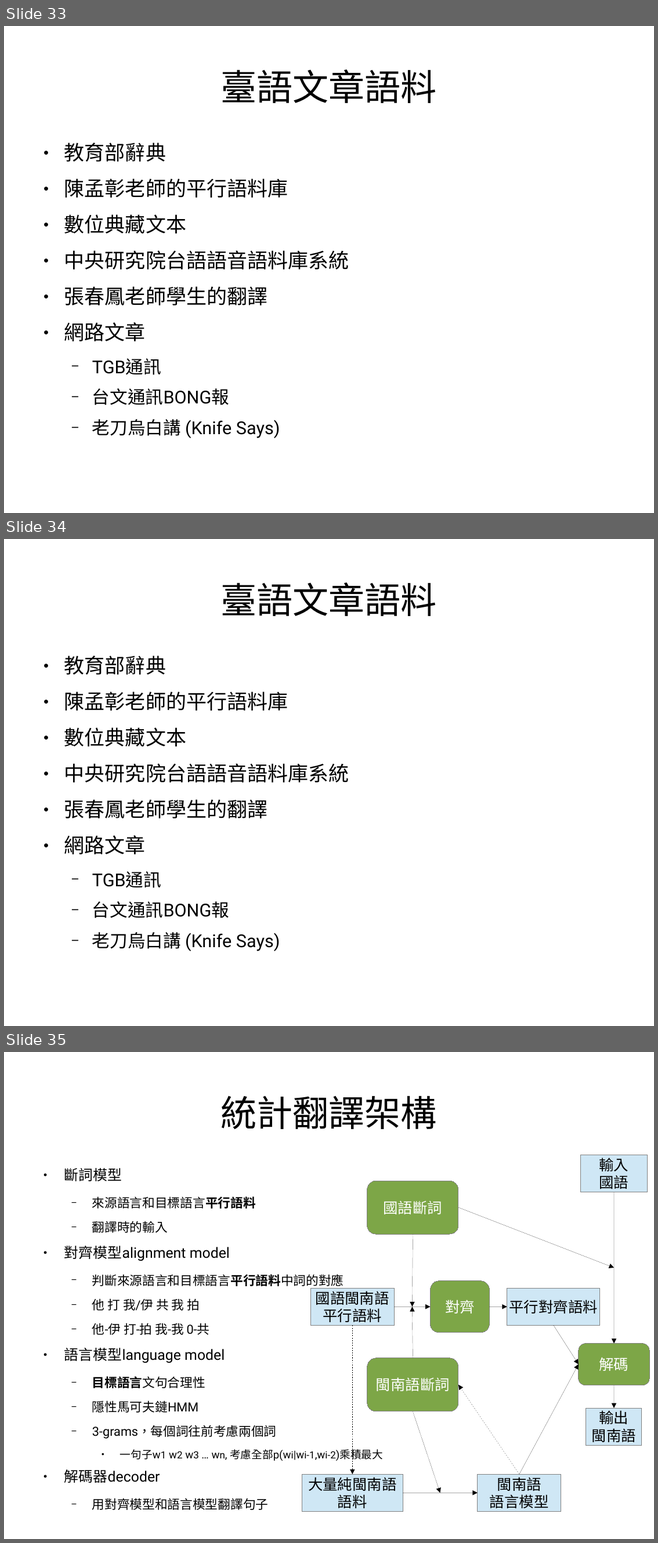
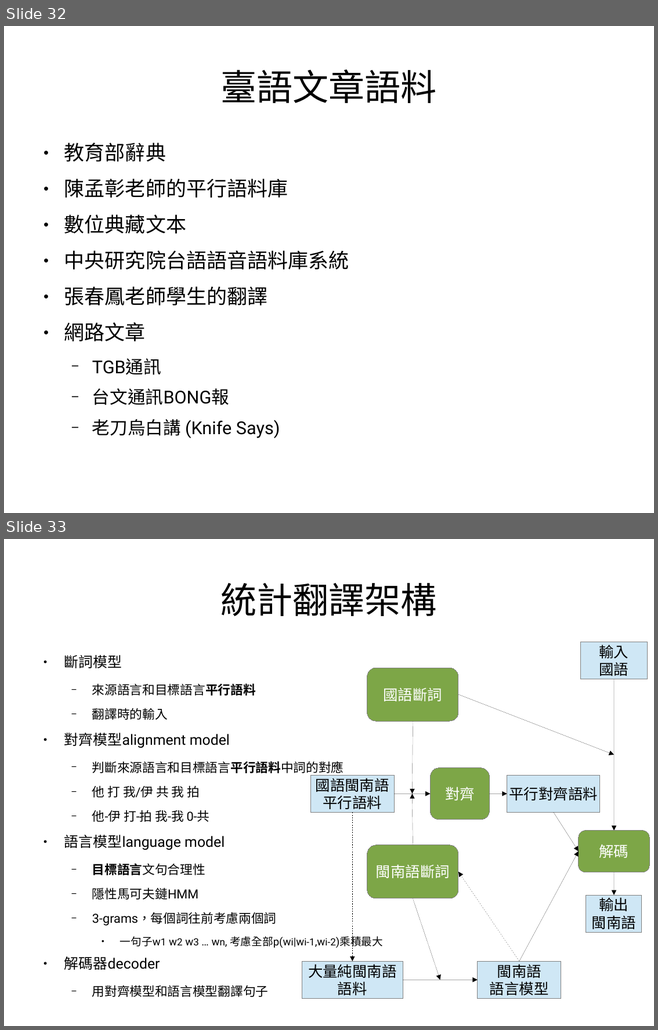
Before and after one commit to sih4sing5hong5/po3-ko3_tau5-iann2-phinn3, a slide deck: 翻譯報告.odp. Shown one above the other, each under a label of ours: slides 33, 34 and 35 before the commit, slides 32 and 33 after it. The pictures are 658x1543 and 658x1030 pixels, drawn with LibreOffice and Linux fonts; fonts in the diff are those of the drawing. Boxes give left, top, right and bottom in pixels: in the first picture for what was removed or moved away, otherwise in the second. Text is boxed around its words. In the diff, an @@ line names an element or a change of style, - is before the commit and + after.

```diff
--- a/翻譯報告.odp
+++ b/翻譯報告.odp
@@ slide 34 removed at (4,539,654,1026), background #FFFFFF @@
@@ title removed at (220,583,436,616) @@
-臺語文章語料
@@ text removed at (64,656,349,951) @@
-● 教育部辭典
-● 陳孟彰老師的平行語料庫
-● 數位典藏文本
-● 中央研究院台語語音語料庫系統
-● 張春鳳老師學生的翻譯
-● 網路文章
-  − TGB通訊
-  − 台文通訊BONG報
-  − 老刀烏白講 (Knife Says)
@@ what was slide 33 is now slide 32 @@
@@ what was slide 35 is now slide 33 @@
```
Also in this commit, not shown: 1 slide changed, 2 slides added, 2 other slides removed.
